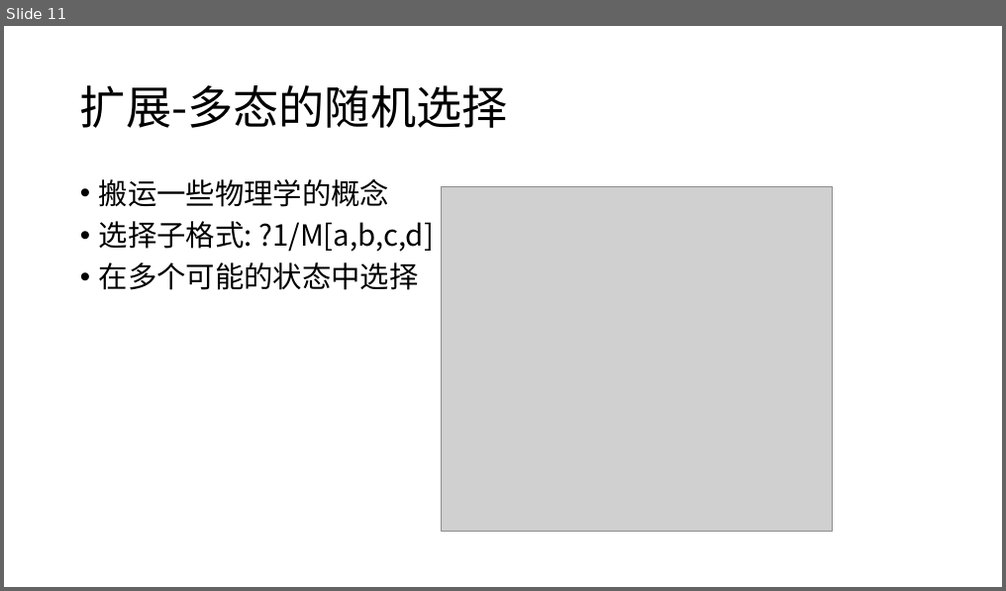
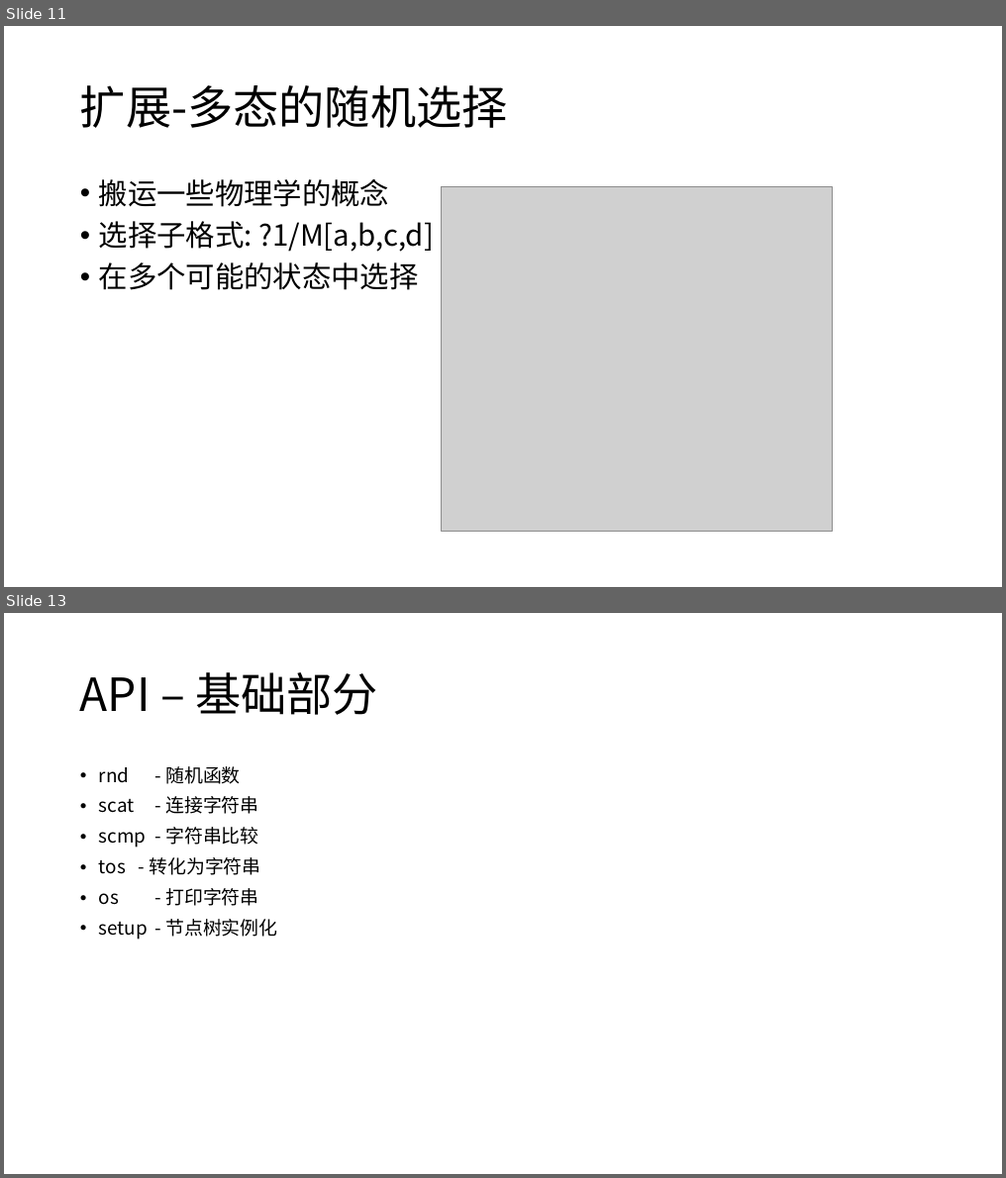
Before and after one commit to panguojun/.PHG., a slide deck: PHG语法手册.pptx. Shown one above the other, each under a label of ours: slide 11 before the commit, slides 11 and 13 after it; the slides between them are not shown. The pictures are 1006x591 and 1006x1178 pixels, drawn with LibreOffice and Linux fonts; fonts in the diff are those of the drawing; grey boxes stand for pictures. Boxes give left, top, right and bottom in pixels: in the first picture for what was removed or moved away, otherwise in the second. Text is boxed around its words. In the diff, an @@ line names an element or a change of style, - is before the commit and + after.

```diff
--- a/PHG语法手册.pptx
+++ b/PHG语法手册.pptx
@@ slide 13 added at bbox=[4, 613, 1002, 1174], background #FFFFFF @@
@@ title added at bbox=[80, 672, 378, 715], 44 pt, text #000000 @@
+API – 基础部分
@@ text added at bbox=[99, 766, 277, 940], 18 pt, text #000000 @@
+• rnd - 随机函数
+• scat - 连接字符串
+• scmp - 字符串比较
+• tos - 转化为字符串
+• os - 打印字符串
+• setup - 节点树实例化
```
Also in this commit, not shown: 7 slides changed, 1 other slide added.
